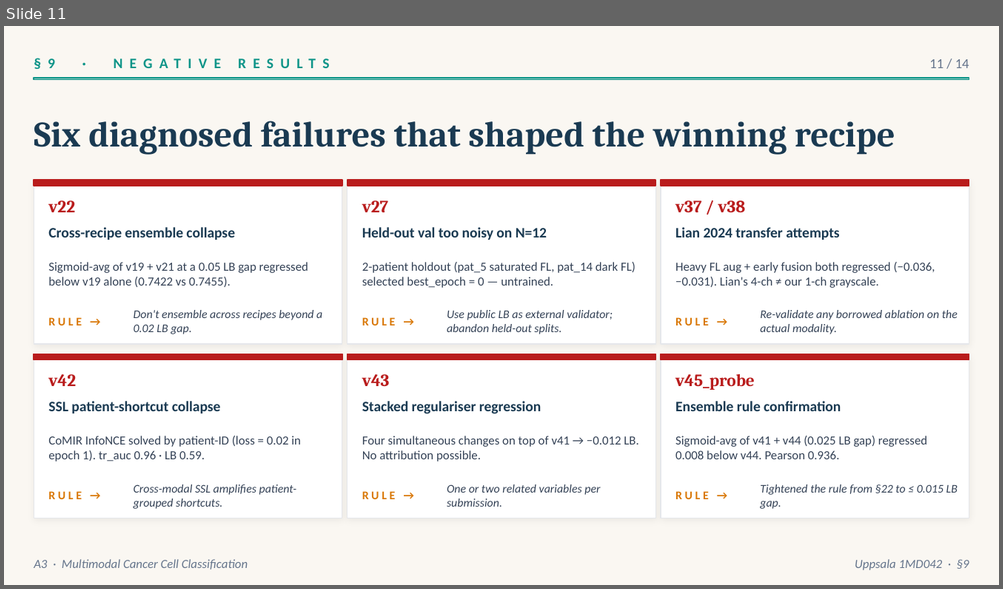
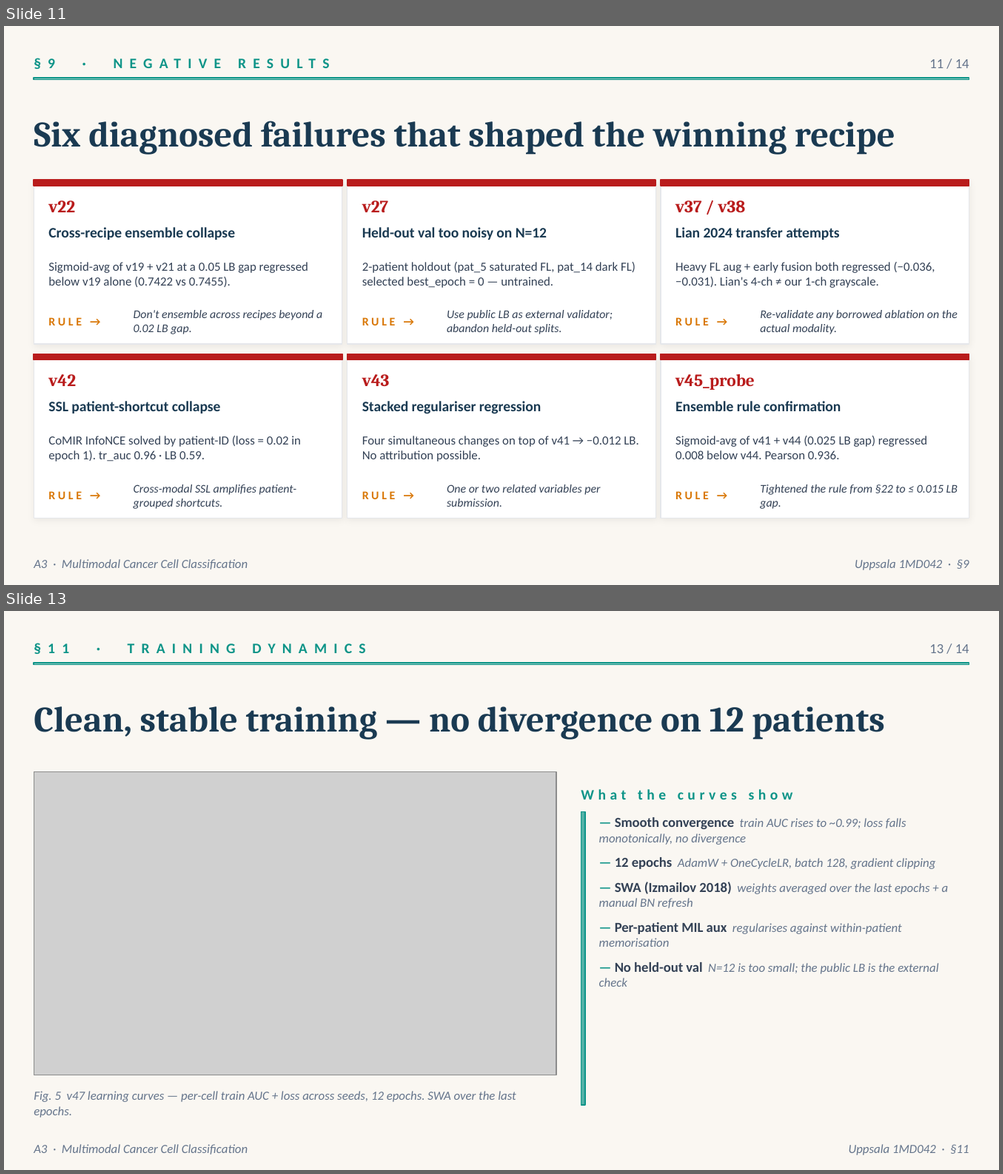
Before and after one commit to rafallex/multimodal-microscopy-distillation, a slide deck: presentation/A3_cancer_challenge.pptx. Shown one above the other, each under a label of ours: slide 11 before the commit, slides 11 and 13 after it; the slides between them are not shown. The pictures are 1003x589 and 1003x1174 pixels, drawn with LibreOffice and Linux fonts; fonts in the diff are those of the drawing; grey boxes stand for pictures. Boxes give left, top, right and bottom in pixels: in the first picture for what was removed or moved away, otherwise in the second. Text is boxed around its words. In the diff, an @@ line names an element or a change of style, - is before the commit and + after.

```diff
--- a/presentation/A3_cancer_challenge.pptx
+++ b/presentation/A3_cancer_challenge.pptx
@@ slide 13 added at <box>4,611,999,1170</box>, background #FAF7F2 @@
@@ text added at <box>929,644,969,653</box>, 10 pt, text #64748B @@
+13 / 14
@@ rectangle added at <box>34,663,969,665</box>, fill #0D9488 at 40% opacity, outline #0D9488 1 pt @@
@@ text added at <box>34,706,884,740</box>, 26 pt, text #1A3A52, bold @@
+Clean, stable training — no divergence on 12 patients
@@ text added at <box>246,706,378,740</box>, 10.5 pt, text #0D9488, bold @@
+§11 · TRAINING DYNAMICS
@@ picture added at <box>34,772,556,1076</box> @@
@@ text added at <box>580,789,793,800</box>, 10.5 pt, text #0D9488, bold @@
+What the curves show
@@ rectangle added at <box>581,812,585,1105</box>, fill #0D9488 at 70% opacity, outline #0D9488 1 pt @@
@@ text added at <box>599,817,948,987</box>, 9 pt, text #64748B, italic @@
+— Smooth convergence train AUC rises to ~0.99; loss falls monotonically, no divergence
+— 12 epochs AdamW + OneCycleLR, batch 128, gradient clipping
+— SWA (Izmailov 2018) weights averaged over the last epochs + a manual BN refresh
+— Per-patient MIL aux regularises against within-patient memorisation
+— No held-out val N=12 is too small; the public LB is the external check
@@ text added at <box>34,1091,515,1118</box>, 9 pt, text #64748B, italic @@
+Fig. 5 v47 learning curves — per-cell train AUC + loss across seeds, 12 epochs. SWA over the last epochs.
@@ text added at <box>34,1145,247,1155</box>, 9 pt, text #64748B, italic @@
+A3 · Multimodal Cancer Cell Classification
@@ text added at <box>848,1145,968,1156</box>, 9 pt, text #64748B, italic @@
+Uppsala 1MD042 · §11
```
Also in this commit, not shown: 6 slides changed, 1 slide removed, 5 other files.
